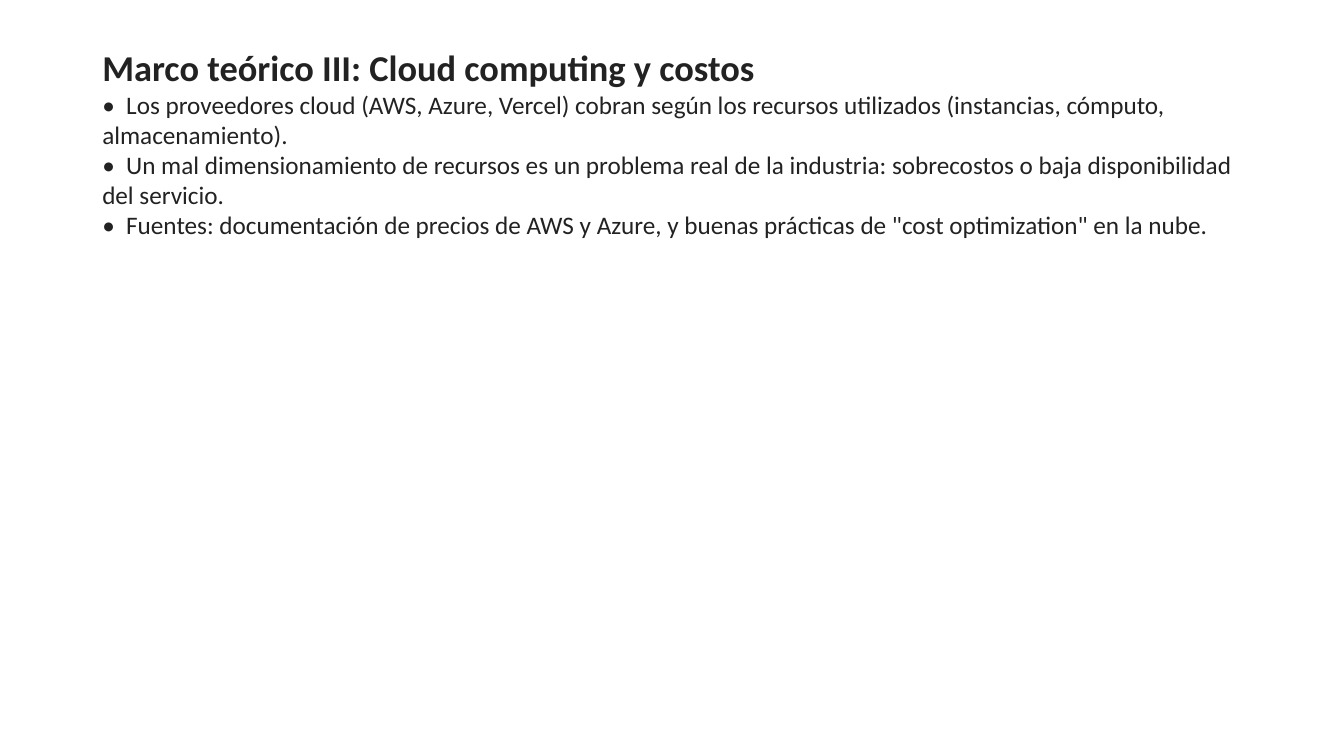
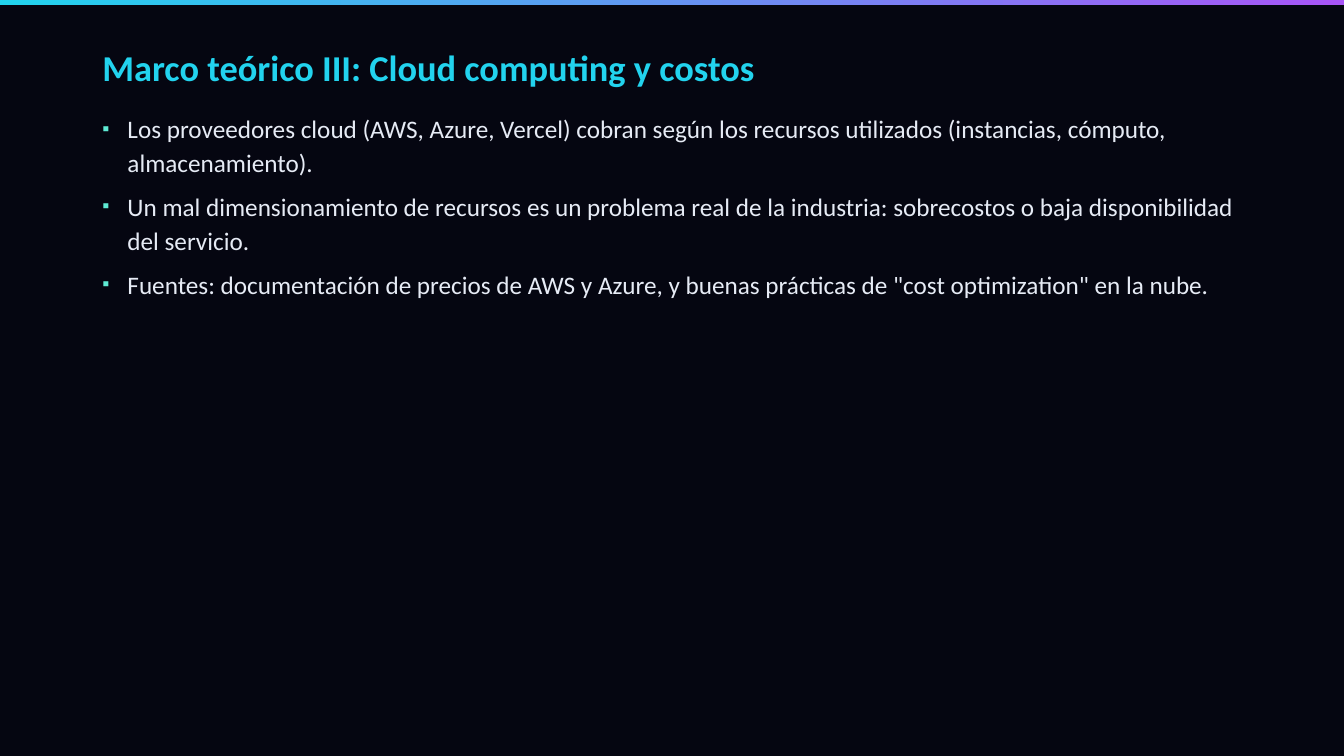
Before and after one commit to acarrascov/proyecto-calculo-optimizacion-cloud, a slide deck: slide 10 of Presentación Proyecto.pptx. Drawn at 1344x756 pixels with LibreOffice and Linux fonts; fonts in the diff are those of the drawing. Boxes give left, top, right and bottom in pixels: in the first picture for what was removed or moved away, otherwise in the second. Text is boxed around its words. In the diff, an @@ line names an element or a change of style, - is before the commit and + after.

```diff
--- a/Presentación Proyecto.pptx
+++ b/Presentación Proyecto.pptx
@@ background #FFFFFF to #050611 @@
@@ rectangle added at <box>0,0,1344,5</box>, fill gradient #22D3EE to #A855F7 @@
@@ text at <box>102,55,754,87</box>: text colour #222222 to #22D3EE in "Marco teórico III: Cloud computing y costos"; more space between paragraphs @@
@@ text at <box>127,119,1232,298</box>: text changed; text colour #222222 to #E6EBF5 @@
-• Los proveedores cloud (AWS, Azure, Vercel) cobran según los recursos utilizados (instancias, cómputo, almacenamiento).
-• Un mal dimensionamiento de recursos es un problema real de la industria: sobrecostos o baja disponibilidad del servicio.
-• Fuentes: documentación de precios de AWS y Azure, y buenas prácticas de "cost optimization" en la nube.
+▪ Los proveedores cloud (AWS, Azure, Vercel) cobran según los recursos utilizados (instancias, cómputo, almacenamiento).
+▪ Un mal dimensionamiento de recursos es un problema real de la industria: sobrecostos o baja disponibilidad del servicio.
+▪ Fuentes: documentación de precios de AWS y Azure, y buenas prácticas de "cost optimization" en la nube.
```
Also in this commit, not shown: 13 other slides changed, 1 other file.
